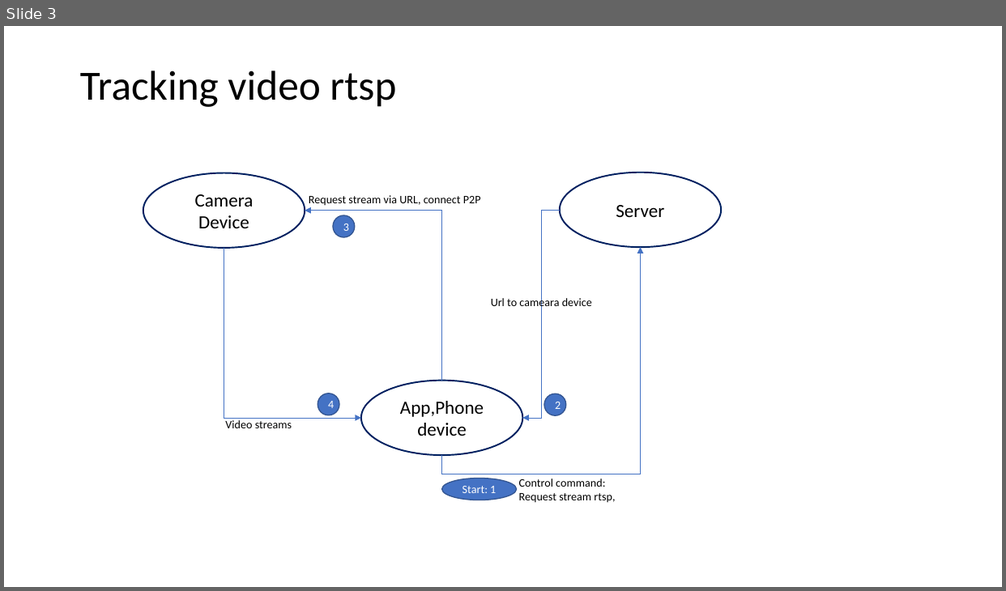
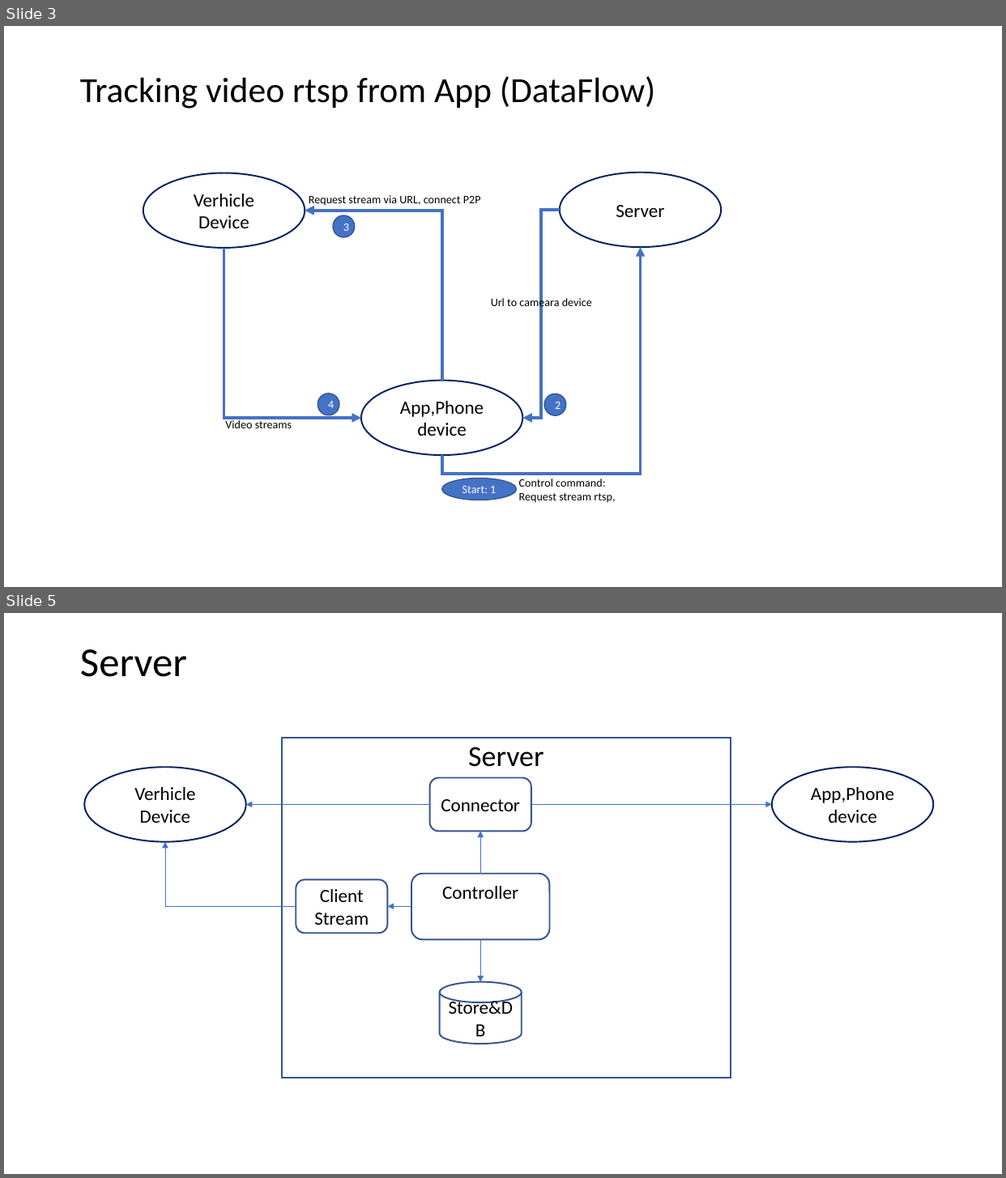
Before and after one commit to TruongGlacio/VideoStream, a slide deck: Documents/Systems structure.pptx. Shown one above the other, each under a label of ours: slide 3 before the commit, slides 3 and 5 after it; the slides between them are not shown. The pictures are 1006x591 and 1006x1178 pixels, drawn with LibreOffice and Linux fonts; fonts in the diff are those of the drawing. Boxes give left, top, right and bottom in pixels: in the first picture for what was removed or moved away, otherwise in the second. Text is boxed around its words. In the diff, an @@ line names an element or a change of style, - is before the commit and + after.

```diff
--- a/Documents/Systems structure.pptx
+++ b/Documents/Systems structure.pptx
@@ slide 5 added at bbox=[4, 613, 1002, 1174], background #FFFFFF @@
@@ title added at bbox=[80, 649, 187, 677], 39.6 pt, text #000000 @@
+Server
@@ text added at bbox=[282, 737, 731, 1078], outline #325491 1.5 pt, 28 pt, text #000000 @@
+Server
@@ ellipse added at bbox=[84, 767, 246, 842], outline #002060 1.5 pt, 18 pt, text #000000 @@
+Verhicle Device
@@ rounded rectangle added at bbox=[430, 777, 532, 831], outline #325491 1.5 pt, 18 pt, text #000000 @@
+Connector
@@ ellipse added at bbox=[772, 767, 934, 842], outline #002060 1.5 pt, 18 pt, text #000000 @@
+App,Phone device
@@ arrow added from (430, 805) to (246, 805), #4472C4 0.5 pt @@
@@ arrow added from (531, 805) to (772, 805), #4472C4 0.5 pt @@
@@ elbow arrow added from (296, 906) to (165, 842), #4472C4 0.5 pt @@
@@ arrow added from (481, 874) to (481, 832), #4472C4 0.5 pt @@
@@ rounded rectangle added at bbox=[296, 879, 387, 933], outline #325491 1.5 pt, 18 pt, text #000000 @@
+Client Stream
@@ rounded rectangle added at bbox=[411, 874, 550, 939], outline #325491 1.5 pt, 18 pt, text #000000 @@
+Controller
@@ elbow arrow added from (411, 906) to (387, 906), #4472C4 0.5 pt @@
@@ arrow added from (481, 940) to (481, 982), #4472C4 0.5 pt @@
@@ cylinder added at bbox=[440, 982, 522, 1044], outline #325491 1.5 pt, 18 pt, text #000000 @@
+Store&DB
@@ slide 3 changed as well @@
@@ text at bbox=[80, 76, 656, 109]: text changed; size 40 to 34 pt @@
-Tracking video rtsp
+Tracking video rtsp from App (DataFlow)
@@ text in ellipse at bbox=[194, 194, 254, 228]: text changed @@
-Camera Device
+Verhicle Device
@@ elbow arrow (442, 381) - (305, 210): stroke #4472C4 0.5 pt to #4472C4 3 pt @@
@@ elbow arrow (560, 210) - (522, 418): stroke #4472C4 0.5 pt to #4472C4 3 pt @@
@@ elbow arrow (224, 248) - (361, 418): stroke #4472C4 0.5 pt to #4472C4 3 pt @@
@@ elbow arrow (442, 456) - (641, 248): stroke #4472C4 0.5 pt to #4472C4 3 pt @@
```
Also in this commit, not shown: 2 other slides changed, 2 other slides added, 1 slide removed.
